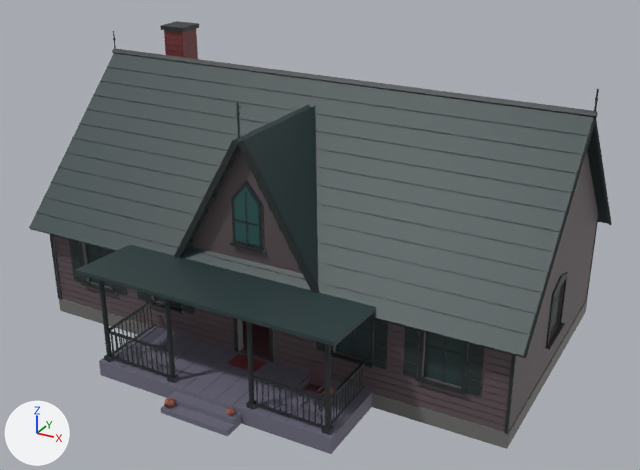
The glTF model models/casa_lexy.glb: old version first, new version second.
One viewpoint serves both versions: a 50 mm camera at (11.43, -17.16, 12.99) aimed at (0.6, 2.53, 3.15). The lights are fixed; the arrows at lower left show +X, +Y and +Z. The older version comes first.

The older version as bpy lines, for what is in view:
```python
me_casa = bpy.data.meshes.new('Casa')
me_casa.from_pydata(...)  # 4601 vertices, 7566 faces; spans x -7.35..7.35, y -2.8..8.13, z 0.0..7.97
me_casa.materials.append(mat_defaultmaterial)
me_geamuri = bpy.data.meshes.new('Geamuri')
me_geamuri.from_pydata(...)  # 56 vertices, 84 faces; spans x -6.91..6.91, y 0.09..7.51, z 1.25..2.65
me_geamuri.materials.append(mat_defaultmaterial_001)
ob_casa = bpy.data.objects.new('Casa', me_casa)
ob_casa.location = (0.0, 0.0, 0.0)
ob_geamuri = bpy.data.objects.new('Geamuri', me_geamuri)
ob_geamuri.location = (0.0, 0.0, 0.0)
```
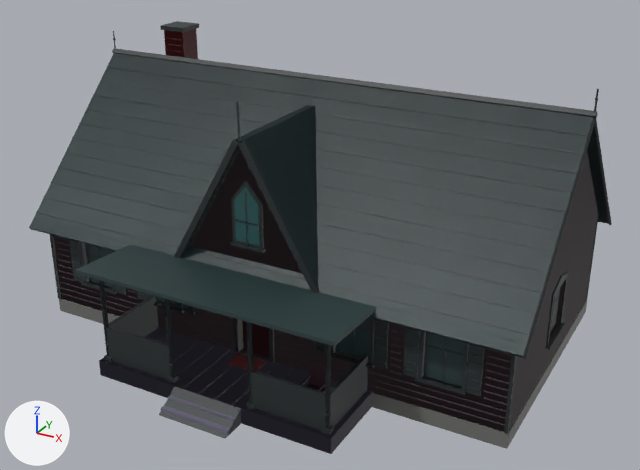
What differs and where, as boxes [x1, y1, x2, y2] in the pictures (640 x 470 px):
'Coliziune', added: after [106, 295, 368, 438]

What the commit changed:
Mesh me_coliziune is new.
It has 720 vertices, 1248 faces and spans x -7.3..7.3, y -2.9..8.13, z 0.0..7.85.
It uses material mat_defaultmaterial_001.
Object 'Coliziune' (ob_coliziune) is new; it shows me_coliziune.
Its location is (0.0, 0.0, 0.0).
